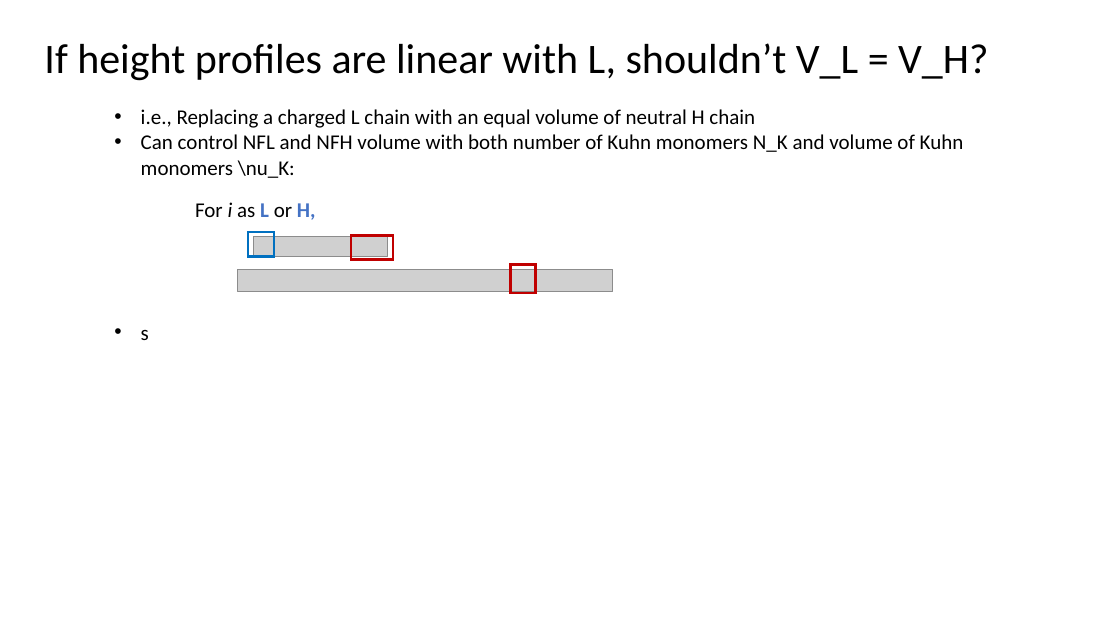
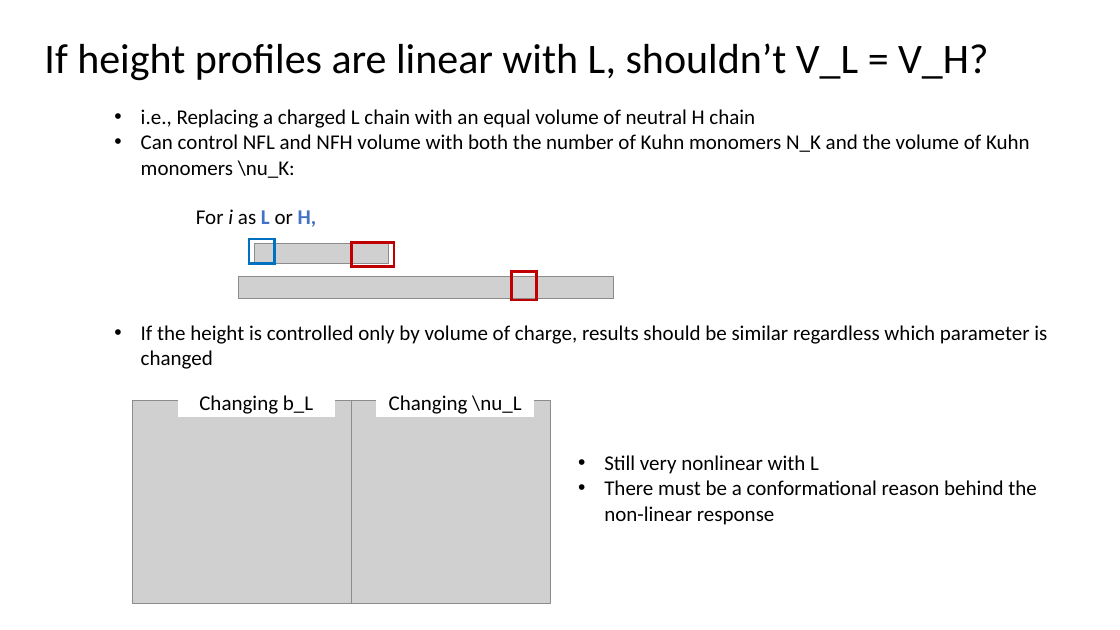
Before and after one commit to tyokokur/presentations, a slide deck: slide 4 of 20230331 EAD Update.pptx. Drawn at 1120x630 pixels with LibreOffice and Linux fonts; fonts in the diff are those of the drawing; grey boxes stand for pictures. Boxes give left, top, right and bottom in pixels: in the first picture for what was removed or moved away, otherwise in the second. Text is boxed around its words. In the diff, an @@ line names an element or a change of style, - is before the commit and + after.

```diff
--- a/20230331 EAD Update.pptx
+++ b/20230331 EAD Update.pptx
@@ text at (141, 134, 1030, 178): text changed @@
-• Can control NFL and NFH volume with both number of Kuhn monomers N_K and volume of Kuhn monomers \nu_K:
+• Can control NFL and NFH volume with both the number of Kuhn monomers N_K and the volume of Kuhn monomers \nu_K:
@@ 3 rectangles, 1 picture, 1 text: place and size @@
-3 rectangles, 1 picture, 1 text at (195, 202, 613, 293)
+3 rectangles, 1 picture, 1 text at (196, 209, 613, 300)
@@ picture: place and size @@
-picture at (254, 236, 388, 256)
+picture at (255, 244, 389, 264)
@@ text at (141, 325, 1047, 369): text changed @@
-• s
+• If the height is controlled only by volume of charge, results should be similar regardless which parameter is changed
@@ group added at (133, 387, 550, 604): 2 pictures, 2 rectangles @@
+Changing b_L
+Changing \nu_L
@@ text added at (604, 455, 1036, 525), 18 pt, text #000000 @@
+• Still very nonlinear with L
+• There must be a conformational reason behind the non-linear response
```
Also in this commit, not shown: 1 other slide changed, 1 slide added.
